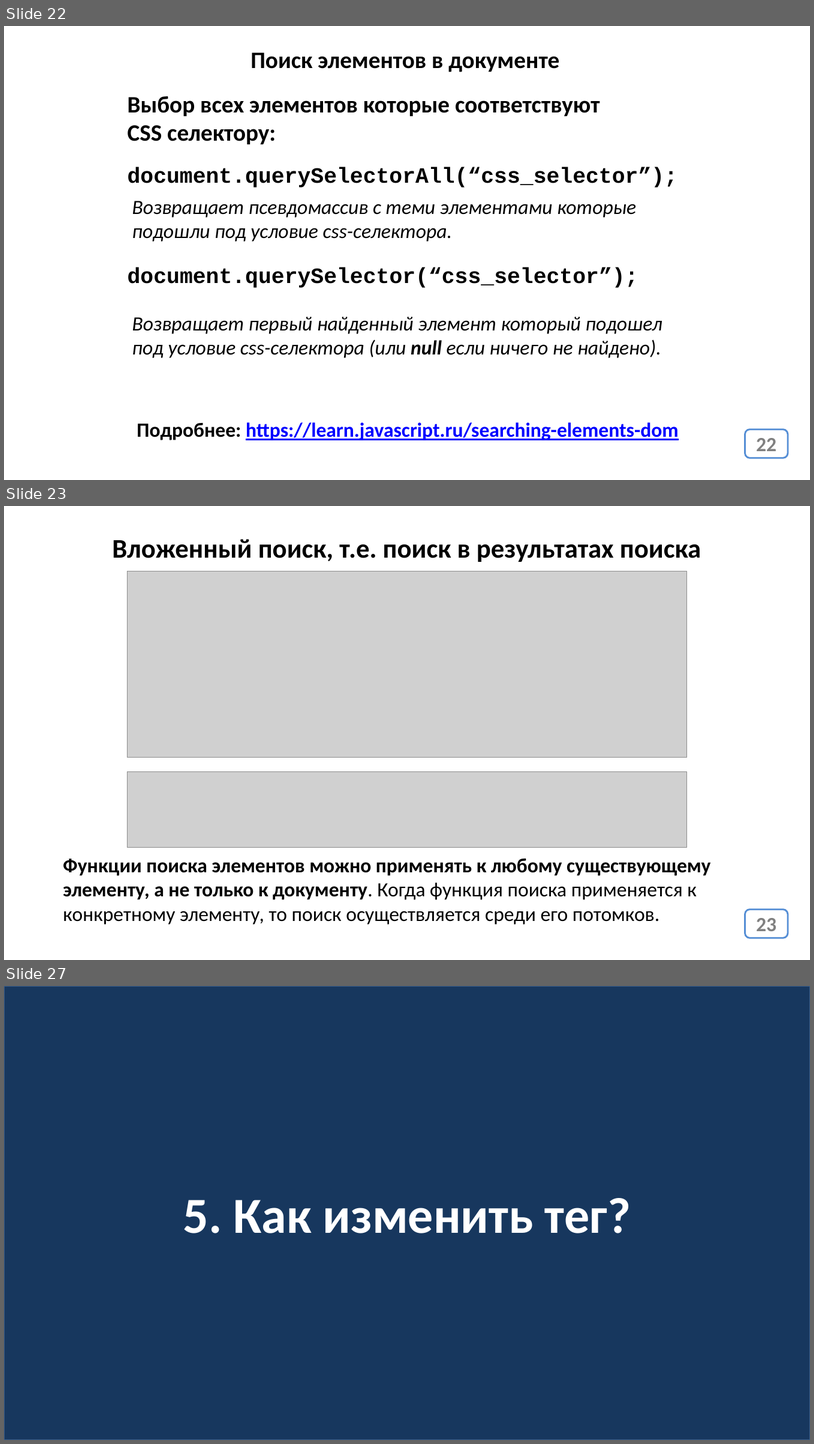
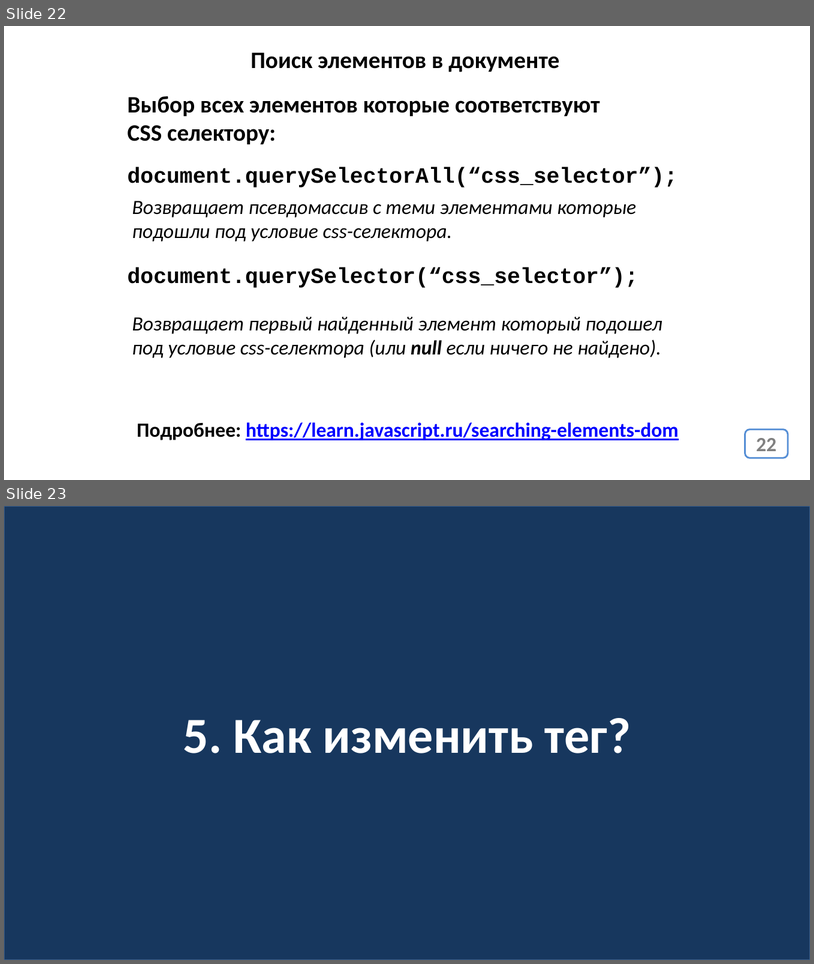
Before and after one commit to js-13-ort-dnipro/lesson04, a slide deck: lesson04.pptx. Shown one above the other, each under a label of ours: slides 22, 23 and 27 before the commit, slides 22 and 23 after it; the slides between them are not shown. The pictures are 814x1444 and 814x964 pixels, drawn with LibreOffice and Linux fonts; fonts in the diff are those of the drawing; grey boxes stand for pictures. Boxes give left, top, right and bottom in pixels: in the first picture for what was removed or moved away, otherwise in the second. Text is boxed around its words. In the diff, an @@ line names an element or a change of style, - is before the commit and + after.

```diff
--- a/lesson04.pptx
+++ b/lesson04.pptx
@@ slide 23 removed at [4,506,810,960], background #FFFFFF @@
@@ text removed at [112,539,701,562] @@
-Вложенный поиск, т.е. поиск в результатах поиска
@@ picture removed at [128,571,687,757] @@
@@ picture removed at [128,772,687,847] @@
@@ text removed at [63,858,711,924] @@
-Функции поиска элементов можно применять к любому существующему элементу, а не только к документу. Когда функция поиска применяется к конкретному элементу, то поиск осуществляется среди его потомков.
@@ page number removed at [746,909,789,937] @@
-23
@@ what was slide 27 is now slide 23 @@
```
Also in this commit, not shown: 3 other slides removed, 1 other file.
